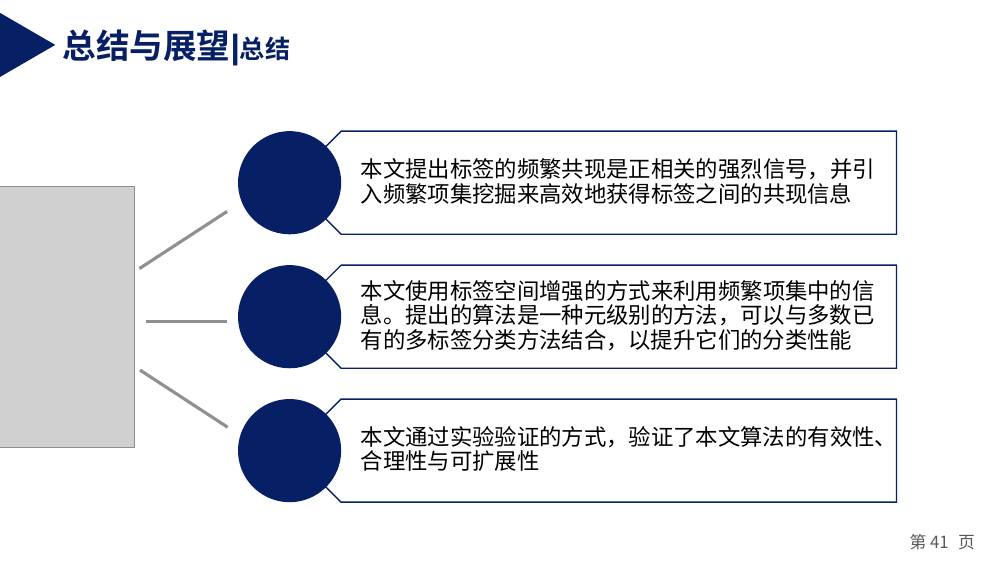
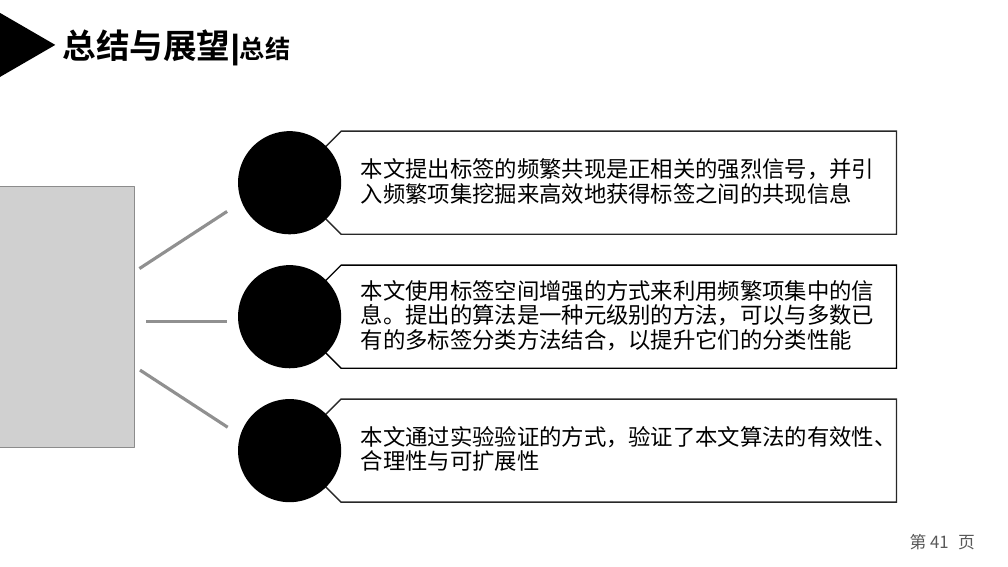
Before and after one commit to weixiao2333/zjuthesis-mphil, a slide deck: slide 41 of 硕士毕业论文答辩PPT.pptx. Drawn at 1008x567 pixels with LibreOffice and Linux fonts; fonts in the diff are those of the drawing; grey boxes stand for pictures. Boxes give left, top, right and bottom in pixels: in the first picture for what was removed or moved away, otherwise in the second. Text is boxed around its words. In the diff, an @@ line names an element or a change of style, - is before the commit and + after.

```diff
--- a/硕士毕业论文答辩PPT.pptx
+++ b/硕士毕业论文答辩PPT.pptx
@@ text "总结与展望|总结" at [63, 29, 290, 66]: text colour #071F65 to #000000 @@
@@ freeform shape "本文提出标签的频繁共现是正相关的强烈信号，并引入频繁项集挖掘来高效地获得标签之间的共现信息" at [289, 131, 896, 234]: outline #071F65 1 pt to #282828 1 pt @@
@@ freeform shape "本文使用标签空间增强的方式来利用频繁项集中的信息。提出的算法是一种元级别的方法，可以与多数已有的多标签分类方法结合，以提 ..." at [289, 265, 896, 368]: outline #071F65 1 pt to #000000 1 pt @@
@@ fill #071F65 to #000000 in 4 elements at [1, 13, 56, 77], [238, 131, 341, 234], [238, 265, 341, 368], [238, 399, 341, 502] @@
@@ freeform shape "本文通过实验验证的方式，验证了本文算法的有效性、合理性与可扩展性" at [289, 399, 896, 502]: outline #071F65 1 pt to #282828 1 pt @@
```
Also in this commit, not shown: 10 other slides changed, 4 slides added, 4 slides removed.
